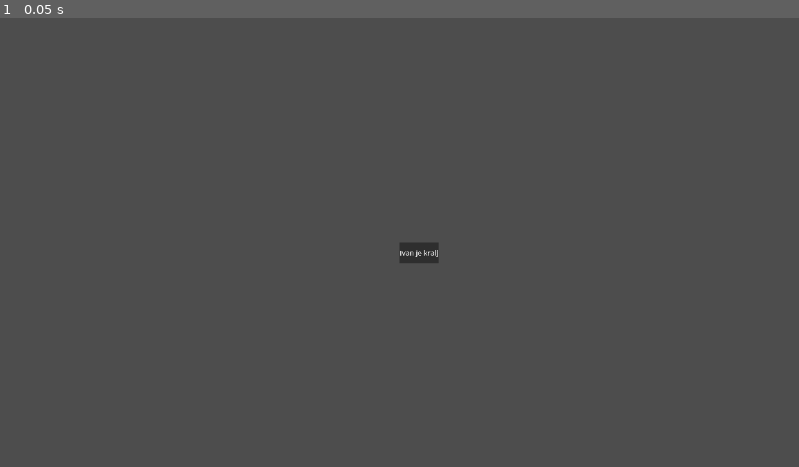
Above: before the commit, frame 1.
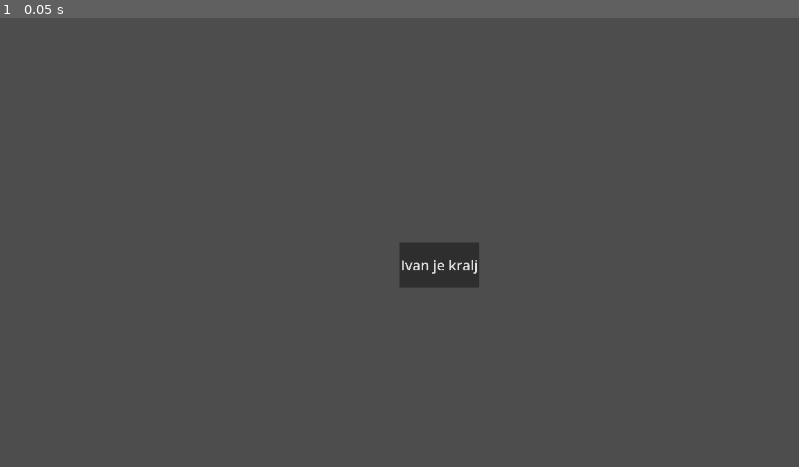
Above: after the commit, the same moment.

Repository: SUPRIM-MASTER/codenameWarfare
Game: Godot game, scene res://node_2d.tscn
Same seed, same stepped clock (60 frames per second), same inputs: the game is played once before the commit and once after it. The project has no main scene, so this scene is started directly.
Inputs:
- Up to frame 1 (0.05 s): no input

The runs differ from the first frame. In frame 1, 0.8% of the frame differs, in the area x 50-60%, y 50-60%.

Commit message:
veci sam

Diff:
--- a/node_2d.tscn
+++ b/node_2d.tscn
@@ -12,7 +12,7 @@
 format = 2
 
 [node name="Button" type="Button" parent="."]
-offset_right = 540.0
-offset_bottom = 300.0
-theme_override_font_sizes/font_size = 100
+offset_right = 1152.0
+offset_bottom = 650.0
+theme_override_font_sizes/font_size = 200
 text = "Ivan je kralj"
